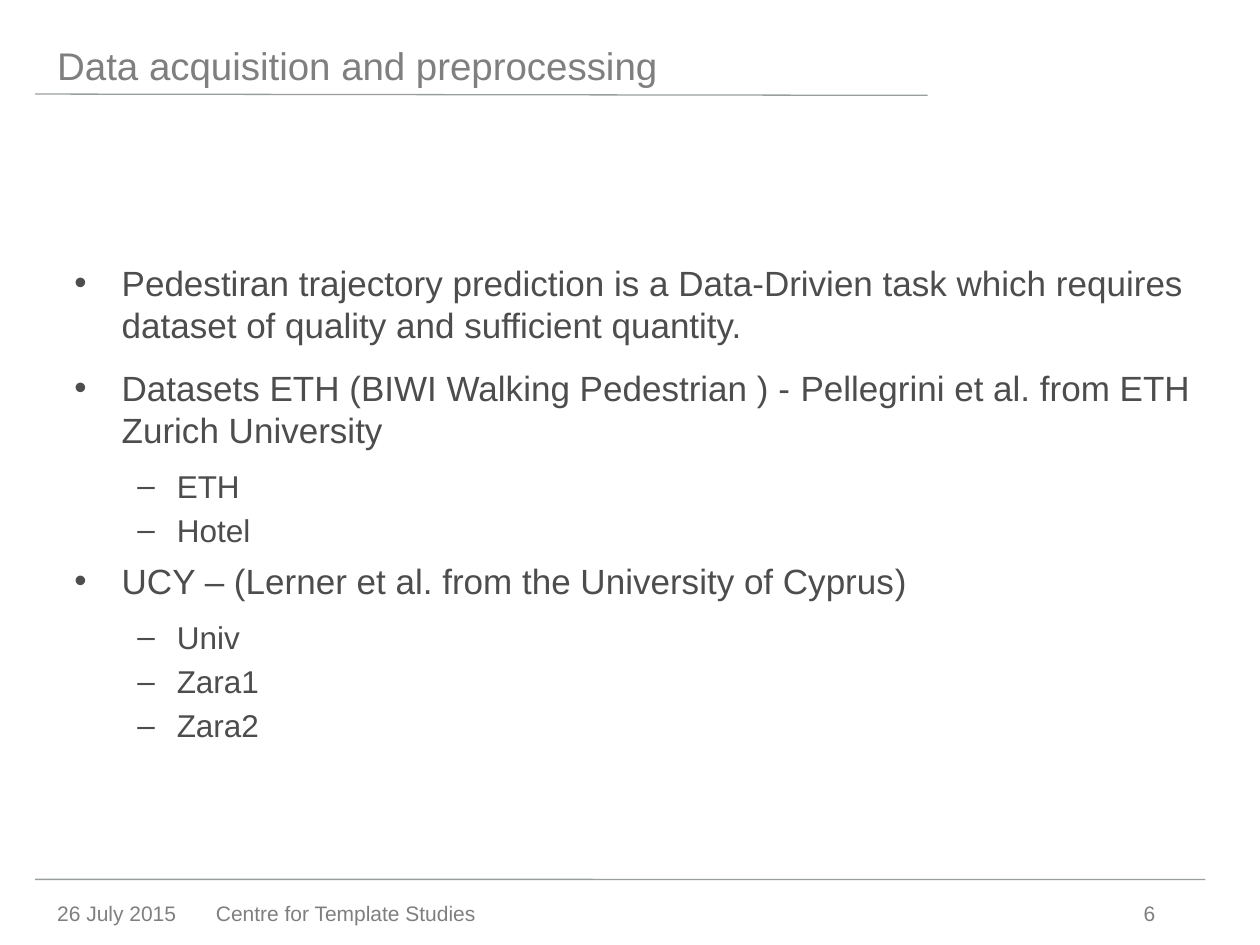
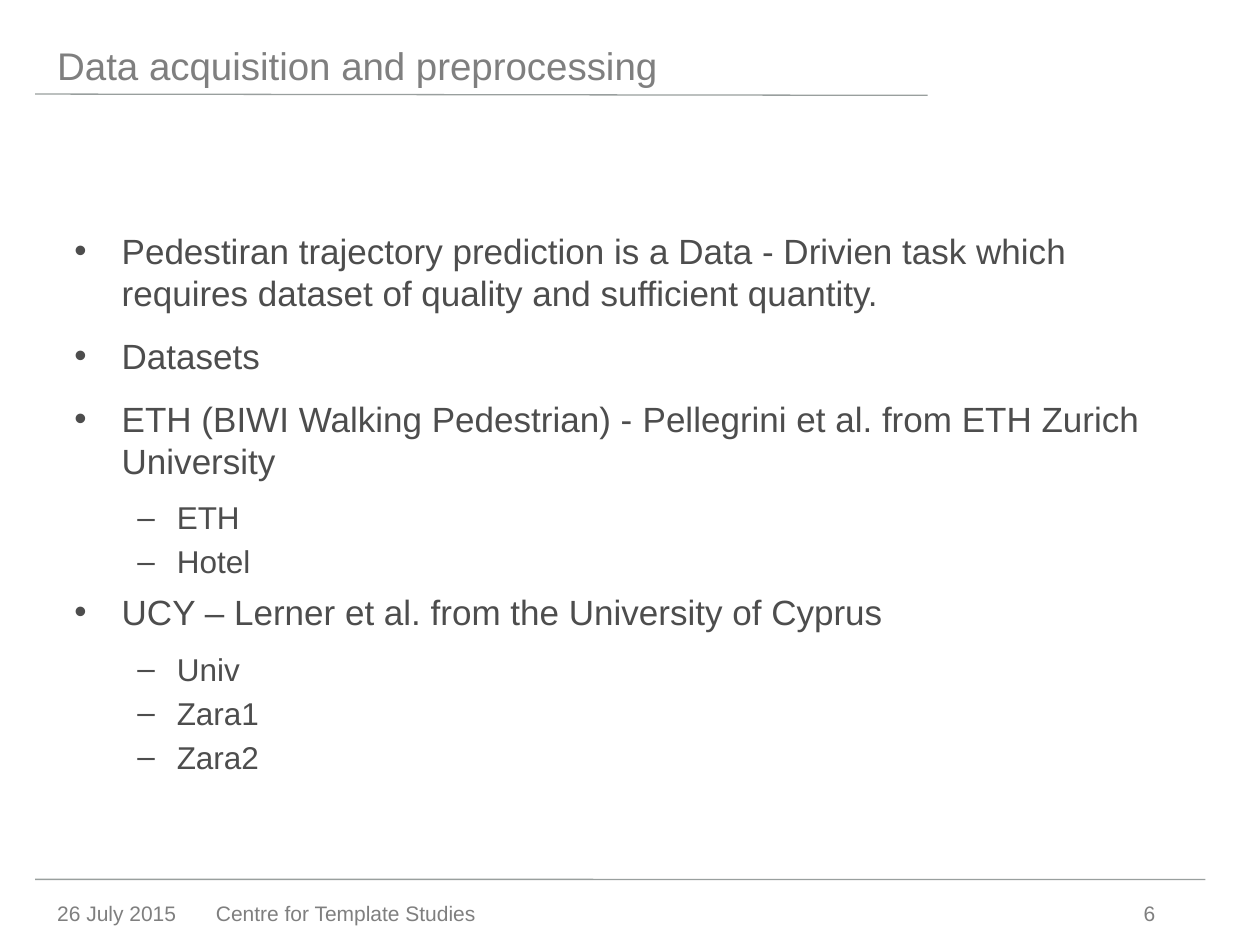
Before and after one commit to charlietianx/pedestrian-trajectory-pred, a slide deck: slide 6 of presentation/Team4_Presentation_phase1.pptx. Drawn at 1260x945 pixels with LibreOffice and Linux fonts; fonts in the diff are those of the drawing; background and template pictures are left out. Boxes give left, top, right and bottom in pixels: in the first picture for what was removed or moved away, otherwise in the second. Text is boxed around its words. In the diff, an @@ line names an element or a change of style, - is before the commit and + after.

```diff
--- a/presentation/Team4_Presentation_phase1.pptx
+++ b/presentation/Team4_Presentation_phase1.pptx
@@ text at (122, 238, 1139, 481): text changed @@
-• Pedestiran trajectory prediction is a Data-Drivien task which requires dataset of quality and sufficient quantity.
-• Datasets ETH (BIWI Walking Pedestrian ) - Pellegrini et al. from ETH Zurich University
+• Pedestiran trajectory prediction is a Data - Drivien task which requires dataset of quality and sufficient quantity.
+• Datasets
+• ETH (BIWI Walking Pedestrian) - Pellegrini et al. from ETH Zurich University
@@ text at (122, 599, 882, 632): text changed @@
-• UCY – (Lerner et al. from the University of Cyprus)
+• UCY – Lerner et al. from the University of Cyprus
```
Also in this commit, not shown: 1 other slide changed.
